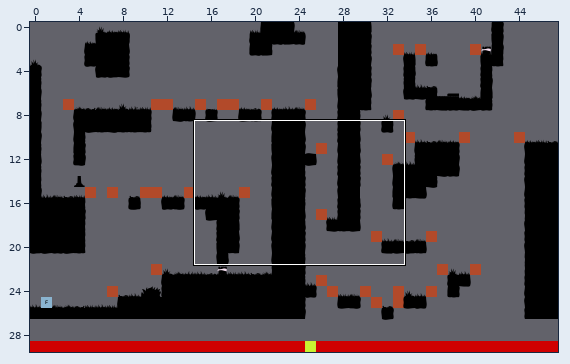
Two versions of a level (Tiled map, maps/level_01.tmx). Above, an overview of the earlier version with the close-up marked.
Close-up. Before the edit:
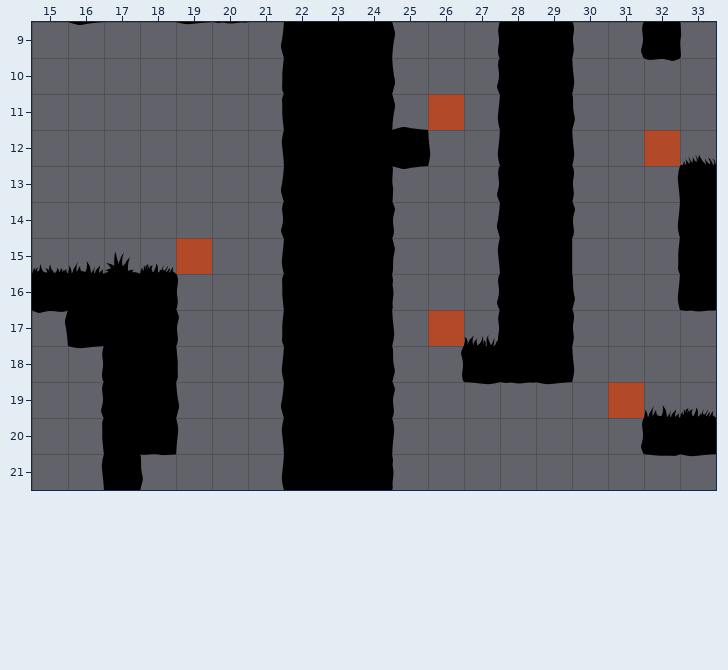
Cells are 64x64 px. Shown: x 15..33, y 9..21. The commit also changed other parts of the map, which this record leaves out. Tiles whose own drawing changed are shown in their newer look in all pictures.
The same view after the edit:
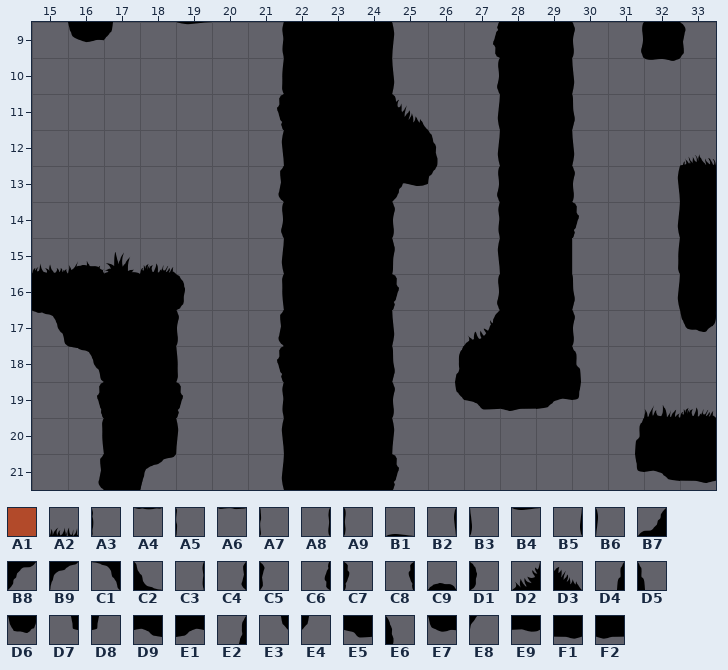
Key: from "tileset": A1 81, A2 158, A3 159 flipped on the other diagonal, A4 159 turned 180, A5 160 flipped on the other diagonal, A6 160 turned 180, A7 160 turned 90, A8 161 turned 270, A9 161 turned 90, B1 162, B2 162 flipped on the diagonal, B3 162 flipped on the other diagonal, B4 162 flipped up-down, B5 162 turned 270, B6 162 turned 90, B7 194, B8 194 turned 180, B9 195 turned 180, C1 195 turned 270, C2 195 turned 90, C3 198 turned 270, C4 199 turned 270, C5 199 turned 90, C6 200 flipped on the diagonal, C7 200 flipped on the other diagonal, C8 200 turned 270, C9 201, D1 201 turned 90, D2 232, D3 234 flipped left-right, D4 273, D5 273 flipped left-right, D6 278, D7 311, D8 311 flipped left-right, D9 312, E1 312 flipped left-right, E2 349, E3 387, E4 387 flipped left-right, E5 388, E6 425 flipped left-right, E7 429 flipped left-right, E8 463 flipped left-right, E9 464 flipped left-right, F1 540, F2 540 flipped left-right.
__ is an empty cell.
The exact change:
Layer "layer_limits" (now hidden):
The author cleared tile A1 in row 11 at x 26; in row 12 at x 32; in row 15 at x 19; in row 17 at x 26; in row 19 at x 31.
Layer "layer_decos1":
The edit turns tile A8 into tile B7 in row 17 at x 27.
The edit turns tile A6 into tile B9 in row 21 at x 18.
The edit turns tile A8 into tile C1 in row 18 at x 16.
The edit turns tile B2 into tile C1 in row 17 at x 15.
The edit turns tile B1 into tile C2 in row 11 at x 25.
The edit turns tile B5 into tile C3 in row 9 at x 21; in row 13 at x 21; in row 14 at x 27; in row 19 at x 21.
There is now tile C4 in row 21 at x 16.
The edit turns tile A7 into tile C5 in row 9 at x 33.
The edit turns tile A8 into tile C6 in row 9 at x 27.
The edit turns tile A3 into tile C7 in row 16 at x 25; in row 21 at x 25.
The edit turns tile B3 into tile C7 in row 19 at x 19.
There is now tile C7 in row 14 at x 30.
There is now tile C8 in row 19 at x 16.
The edit turns tile B1 into tile C9 in row 15 at x 16.
The edit turns tile A9 into tile D1 in row 16 at x 19.
There is now tile D4 in row 20 at x 31.
There is now tile D5 in row 18 at x 30.
The edit turns tile A4 into tile D6 in row 17 at x 33.
There is now tile D7 in row 21 at x 31.
There is now tile D8 in row 19 at x 30.
There is now tile D9 in row 21 at x 32.
There is now tile E1 in row 19 at x 29.
There is now tile E2 in row 18 at x 26.
There is now tile E3 in row 19 at x 26.
There is now tile E4 in row 9 at x 17.
There is now tile E5 in row 19 at x 27.
There is now tile E6 in row 12 at x 26.
The edit turns tile B4 into tile E7 in row 9 at x 16.
There is now tile E8 in row 13 at x 26.
The edit turns tile A5 into tile E9 in row 13 at x 25.
There is now tile F1 in row 21 at x 33.
The edit turns tile A4 into tile F2 in row 19 at x 28.
The author cleared tile A4 in row 9 at x 20.
Layer "layer_decos2":
The edit turns tile B4 into tile B8 in row 13 at x 25.
There is now tile C4 in row 13 at x 21; in row 17 at x 21.
There is now tile C8 in row 11 at x 21; in row 18 at x 21.
The edit turns tile A2 into tile D2 in row 17 at x 27.
The edit turns tile B6 into tile D3 in row 11 at x 25.
